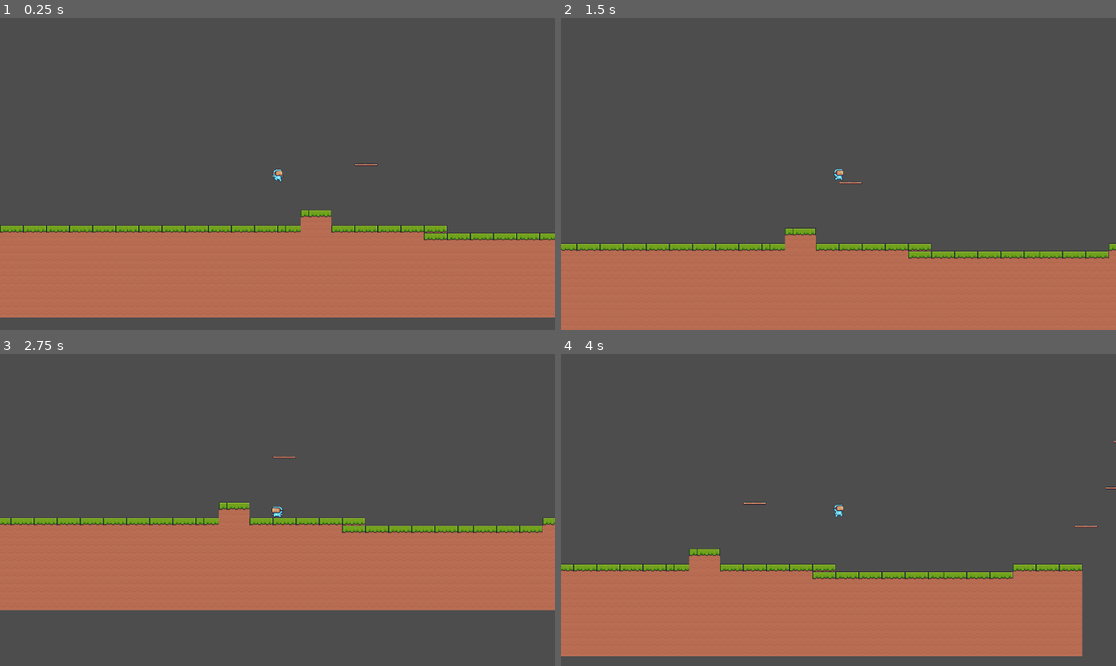
Above: before the commit, frames 1-4 (two rows, left to right).
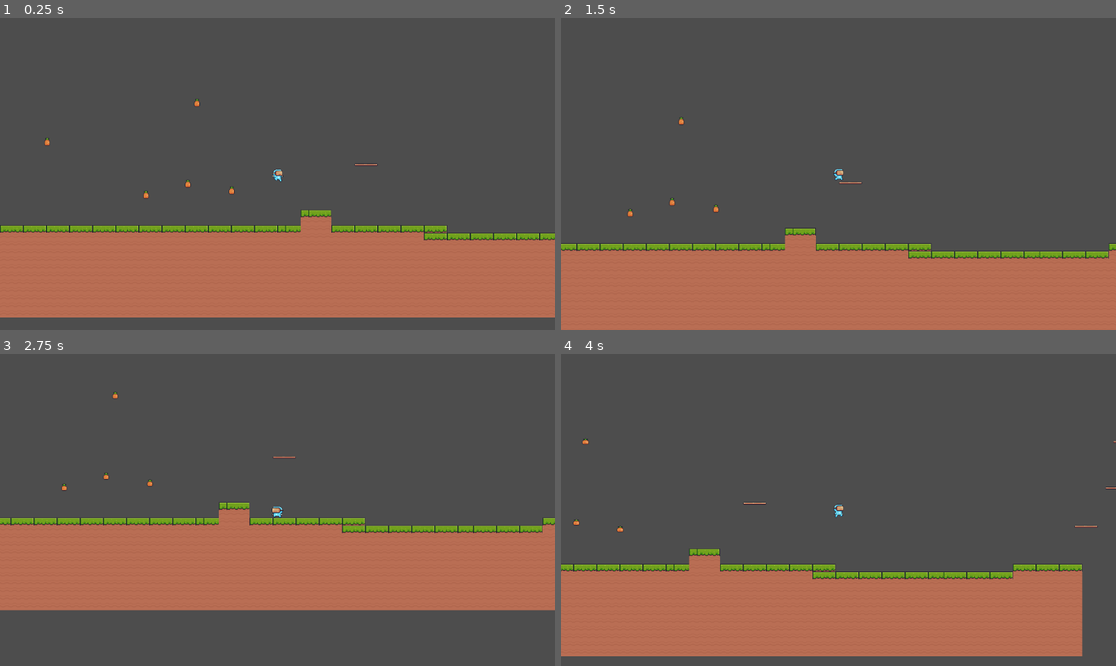
Above: after the commit, the same moments.

Repository: lllindemann/2D-Jump-n-Run-Godot
Game: Godot game, scene res://scenes/main.tscn
The game is run twice, just before and just after one commit, with the same random seed, the same clock (stepped at 60 frames per second) and the same inputs.
Inputs:
- Up to frame 1 (0.25 s): no input
- Up to frame 2 (1.5 s): tap Enter (ui_accept) at 0.5, 0.77 s; hold Right (ui_right) from 0.53 s (still down)
- Up to frame 3 (2.75 s): tap Enter (ui_accept) at 1.52 s; release Right (ui_right) at 2.03 s; hold Left (ui_left) from 2.03 s (still down)
- Up to frame 4 (4 s): release Left (ui_left) at 2.78 s; hold Right (ui_right) from 2.78 s (still down); tap Enter (ui_accept) at 3.02, 3.77 s

The runs differ from the first frame. In frame 1, 0.1% of the frame differs, in the area x 8-43%, y 25-58%; in frame 2, less than 0.1%; in frame 3, less than 0.1%; in frame 4, less than 0.1%.

Commit message:
feat: fruit

Diff:
--- a/project.godot
+++ b/project.godot
@@ -12,5 +12,5 @@
 
 config/name="2d-jump-n-run-godot"
 run/main_scene="res://scenes/main.tscn"
-config/features=PackedStringArray("4.2", "Forward Plus")
+config/features=PackedStringArray("4.1", "Forward Plus")
 config/icon="res://icon.svg"
--- /dev/null
+++ b/scenes/fruit/fruit.tscn
@@ -0,0 +1,145 @@
+[gd_scene load_steps=22 format=3 uid="uid://cckrjiyjqo8xo"]
+
+[ext_resource type="Texture2D" uid="uid://cyiqxx8ft2wnn" path="res://assets/Items/Fruits/Pineapple.png" id="1_kt0v7"]
+[ext_resource type="Script" path="res://scenes/fruit/fruit_controller.gd" id="1_u0m0t"]
+
+[sub_resource type="CapsuleShape2D" id="CapsuleShape2D_cvx2d"]
+
+[sub_resource type="AtlasTexture" id="AtlasTexture_flr3w"]
+atlas = ExtResource("1_kt0v7")
+region = Rect2(0, 0, 32, 32)
+
+[sub_resource type="AtlasTexture" id="AtlasTexture_3n1l1"]
+atlas = ExtResource("1_kt0v7")
+region = Rect2(32, 0, 32, 32)
+
+[sub_resource type="AtlasTexture" id="AtlasTexture_bhymx"]
+atlas = ExtResource("1_kt0v7")
+region = Rect2(64, 0, 32, 32)
+
+[sub_resource type="AtlasTexture" id="AtlasTexture_3vlsq"]
+atlas = ExtResource("1_kt0v7")
+region = Rect2(96, 0, 32, 32)
+
+[sub_resource type="AtlasTexture" id="AtlasTexture_ldtyt"]
+atlas = ExtResource("1_kt0v7")
+region = Rect2(128, 0, 32, 32)
+
+[sub_resource type="AtlasTexture" id="AtlasTexture_s6cd2"]
+atlas = ExtResource("1_kt0v7")
+region = Rect2(160, 0, 32, 32)
+
+[sub_resource type="AtlasTexture" id="AtlasTexture_kh46q"]
+atlas = ExtResource("1_kt0v7")
+region = Rect2(192, 0, 32, 32)
+
+[sub_resource type="AtlasTexture" id="AtlasTexture_vrcxg"]
+atlas = ExtResource("1_kt0v7")
+region = Rect2(224, 0, 32, 32)
+
+[sub_resource type="AtlasTexture" id="AtlasTexture_i67l1"]
+atlas = ExtResource("1_kt0v7")
+region = Rect2(256, 0, 32, 32)
+
+[sub_resource type="AtlasTexture" id="AtlasTexture_5pxwb"]
+atlas = ExtResource("1_kt0v7")
+region = Rect2(288, 0, 32, 32)
+
+[sub_resource type="AtlasTexture" id="AtlasTexture_8620b"]
+atlas = ExtResource("1_kt0v7")
+region = Rect2(320, 0, 32, 32)
+
+[sub_resource type="AtlasTexture" id="AtlasTexture_iqrfh"]
+atlas = ExtResource("1_kt0v7")
+region = Rect2(352, 0, 32, 32)
+
+[sub_resource type="AtlasTexture" id="AtlasTexture_mclqw"]
+atlas = ExtResource("1_kt0v7")
+region = Rect2(384, 0, 32, 32)
+
+[sub_resource type="AtlasTexture" id="AtlasTexture_o8xf0"]
+atlas = ExtResource("1_kt0v7")
+region = Rect2(416, 0, 32, 32)
+
+[sub_resource type="AtlasTexture" id="AtlasTexture_cio3s"]
+atlas = ExtResource("1_kt0v7")
+region = Rect2(448, 0, 32, 32)
+
+[sub_resource type="AtlasTexture" id="AtlasTexture_rp3ys"]
+atlas = ExtResource("1_kt0v7")
+region = Rect2(480, 0, 32, 32)
+
+[sub_resource type="AtlasTexture" id="AtlasTexture_27ans"]
+atlas = ExtResource("1_kt0v7")
+region = Rect2(512, 0, 32, 32)
+
+[sub_resource type="SpriteFrames" id="SpriteFrames_vvph1"]
+animations = [{
+"frames": [{
+"duration": 1.0,
+"texture": SubResource("AtlasTexture_flr3w")
+}, {
+"duration": 1.0,
+"texture": SubResource("AtlasTexture_3n1l1")
+}, {
+"duration": 1.0,
+"texture": SubResource("AtlasTexture_bhymx")
+}, {
+"duration": 1.0,
+"texture": SubResource("AtlasTexture_3vlsq")
+}, {
+"duration": 1.0,
+"texture": SubResource("AtlasTexture_ldtyt")
+}, {
+"duration": 1.0,
+"texture": SubResource("AtlasTexture_s6cd2")
+}, {
+"duration": 1.0,
+"texture": SubResource("AtlasTexture_kh46q")
+}, {
+"duration": 1.0,
+"texture": SubResource("AtlasTexture_vrcxg")
+}, {
+"duration": 1.0,
+"texture": SubResource("AtlasTexture_i67l1")
+}, {
+"duration": 1.0,
+"texture": SubResource("AtlasTexture_5pxwb")
+}, {
+"duration": 1.0,
+"texture": SubResource("AtlasTexture_8620b")
+}, {
+"duration": 1.0,
+"texture": SubResource("AtlasTexture_iqrfh")
+}, {
+"duration": 1.0,
+"texture": SubResource("AtlasTexture_mclqw")
+}, {
+"duration": 1.0,
+"texture": SubResource("AtlasTexture_o8xf0")
+}, {
+"duration": 1.0,
+"texture": SubResource("AtlasTexture_cio3s")
+}, {
+"duration": 1.0,
+"texture": SubResource("AtlasTexture_rp3ys")
+}, {
+"duration": 1.0,
+"texture": SubResource("AtlasTexture_27ans")
+}],
+"loop": true,
+"name": &"default",
+"speed": 12.0
+}]
+
+[node name="Fruit" type="Area2D"]
+script = ExtResource("1_u0m0t")
+
+[node name="CollisionShape2D" type="CollisionShape2D" parent="."]
+shape = SubResource("CapsuleShape2D_cvx2d")
+
+[node name="AnimatedSprite2D" type="AnimatedSprite2D" parent="."]
+sprite_frames = SubResource("SpriteFrames_vvph1")
+autoplay = "default"
+
+[connection signal="body_entered" from="." to="." method="_on_body_entered"]
--- /dev/null
+++ b/scenes/fruit/fruit_controller.gd
@@ -0,0 +1,19 @@
+extends Area2D
+
+signal collected
+
+var active = true
+
+func _on_body_entered(body):
+	if active and body.get_name() == "player":
+		active = false
+
+		hide()
+		$CollisionShape2D.set_deferred("disabled", true)
+
+		emit_signal("collected")
+
+func reset():
+	active = true
+	show()
+	$CollisionShape2D.set_deferred("disabled", false)
--- a/scenes/main.tscn
+++ b/scenes/main.tscn
@@ -1,7 +1,8 @@
-[gd_scene load_steps=5 format=3 uid="uid://c86w4vfc47ki"]
+[gd_scene load_steps=6 format=3 uid="uid://c86w4vfc47ki"]
 
 [ext_resource type="PackedScene" uid="uid://cje3hydu6ie5" path="res://scenes/player/player.tscn" id="1_mfict"]
 [ext_resource type="Texture2D" uid="uid://qycxv5ib44ke" path="res://assets/Terrain/Terrain (16x16).png" id="2_cvhob"]
+[ext_resource type="PackedScene" uid="uid://cckrjiyjqo8xo" path="res://scenes/fruit/fruit.tscn" id="3_6ijk4"]
 
 [sub_resource type="TileSetAtlasSource" id="TileSetAtlasSource_7y8pw"]
 texture = ExtResource("2_cvhob")
@@ -596,3 +597,18 @@
 tile_set = SubResource("TileSet_ht656")
 format = 2
 layer_0/tile_data = PackedInt32Array(1900544, 393216, 0, 1966080, 458752, 1, 2031616, 458752, 1, 1900545, 458752, 0, 19 …(27889 unchanged characters)…
+
+[node name="Fruit" parent="." instance=ExtResource("3_6ijk4")]
+position = Vector2(481, 391)
+
+[node name="Fruit2" parent="." instance=ExtResource("3_6ijk4")]
+position = Vector2(390, 377)
+
+[node name="Fruit3" parent="." instance=ExtResource("3_6ijk4")]
+position = Vector2(98, 290)
+
+[node name="Fruit4" parent="." instance=ExtResource("3_6ijk4")]
+position = Vector2(409, 209)
+
+[node name="Fruit5" parent="." instance=ExtResource("3_6ijk4")]
+position = Vector2(303, 400)
--- a/scenes/player/player_controller.gd
+++ b/scenes/player/player_controller.gd
@@ -67,6 +67,7 @@
 	else:
 		_sprite2d.play("idle", 1)
 
+
 ### Input Logic ###
 func get_input():
 	var cur_speed = abs(velocity.x)
